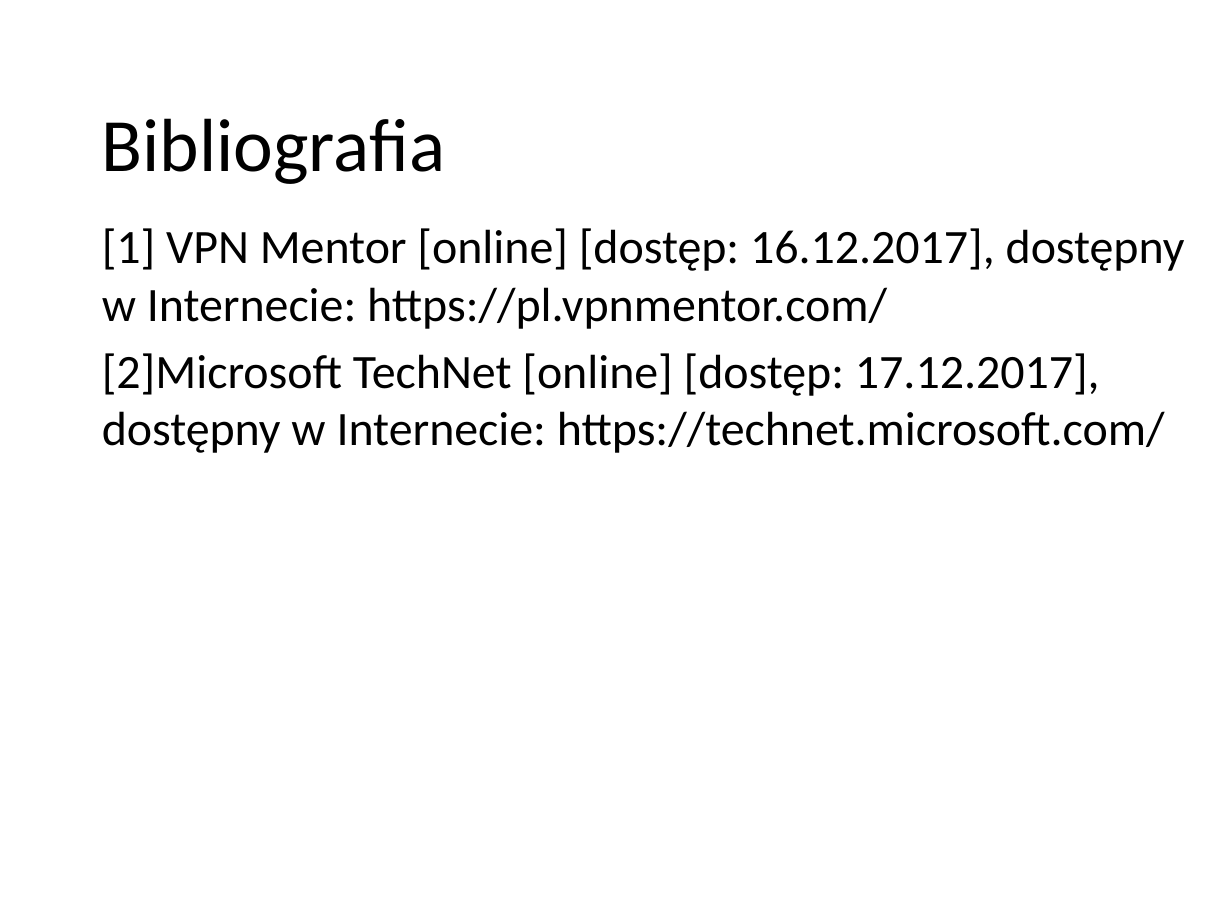
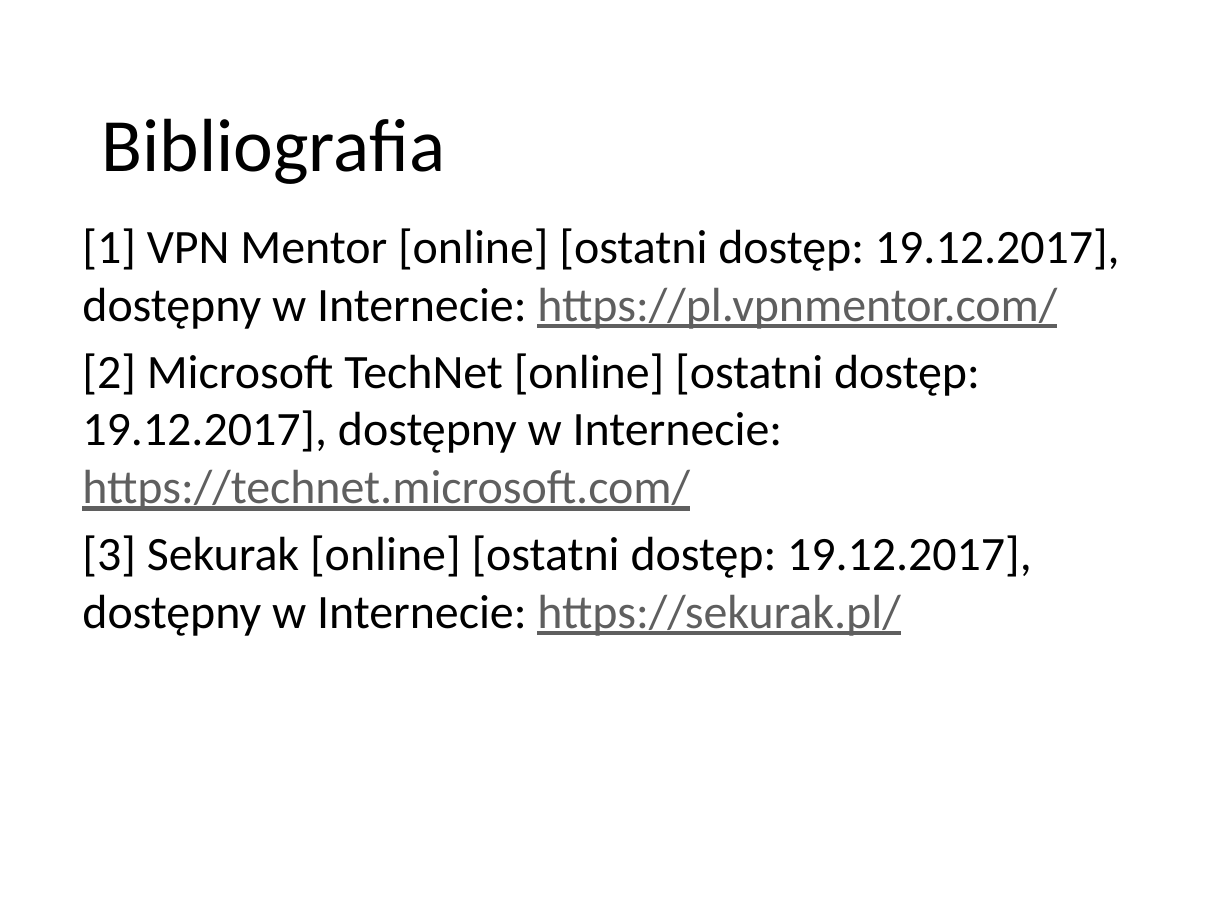
Before and after one commit to pwr227078/Reports, a slide deck: slide 16 of VPN/VPN.pptx (slide 14 before the commit). Drawn at 1232x924 pixels with LibreOffice and Linux fonts; fonts in the diff are those of the drawing; background and template pictures are left out. Boxes give left, top, right and bottom in pixels: in the first picture for what was removed or moved away, otherwise in the second. Text is boxed around its words. In the diff, an @@ line names an element or a change of style, - is before the commit and + after.

```diff
--- a/VPN/VPN.pptx
+++ b/VPN/VPN.pptx
@@ text at [82, 228, 1120, 636]: text changed @@
-[1] VPN Mentor [online] [dostęp: 16.12.2017], dostępny w Internecie: https://pl.vpnmentor.com/
-[2]Microsoft TechNet [online] [dostęp: 17.12.2017], dostępny w Internecie: https://technet.microsoft.com/
+[1] VPN Mentor [online] [ostatni dostęp: 19.12.2017], dostępny w Internecie: https://pl.vpnmentor.com/
+[2] Microsoft TechNet [online] [ostatni dostęp: 19.12.2017], dostępny w Internecie: https://technet.microsoft.com/
+[3] Sekurak [online] [ostatni dostęp: 19.12.2017],
+dostępny w Internecie: https://sekurak.pl/
```
Also in this commit, not shown: 7 other slides changed, 2 slides added, 2 other files.
